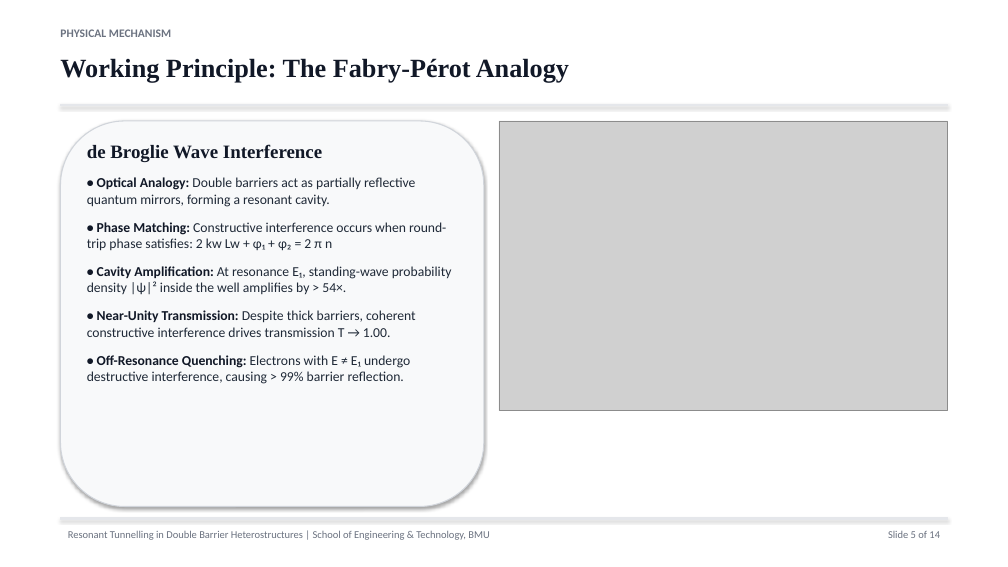
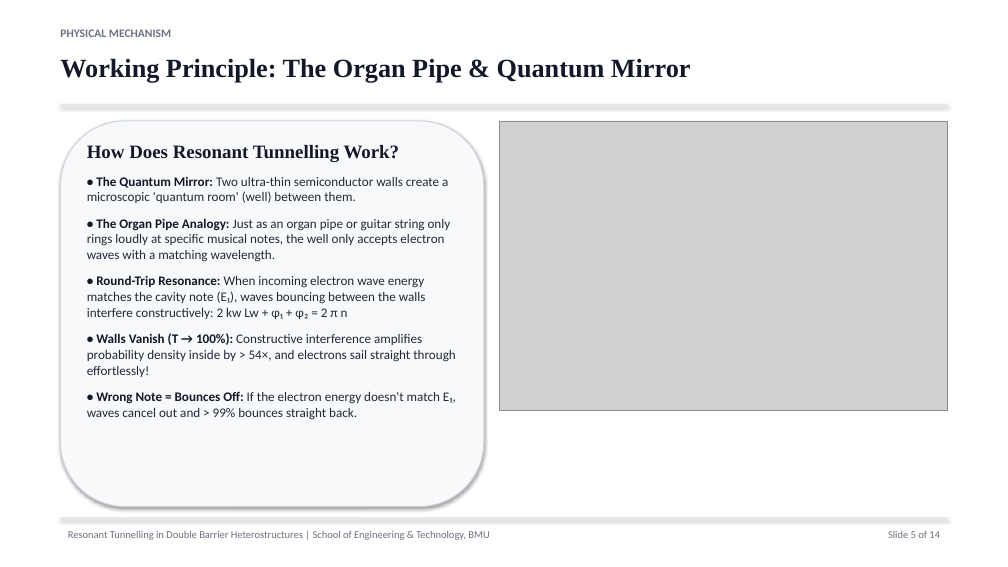
Before and after one commit to Anantgoel2005/double-barrier-simulation, a slide deck: slide 5 of Resonant_Tunnelling_Presentation.pptx. Drawn at 1008x567 pixels with LibreOffice and Linux fonts; fonts in the diff are those of the drawing; grey boxes stand for pictures. Boxes give left, top, right and bottom in pixels: in the first picture for what was removed or moved away, otherwise in the second. Text is boxed around its words. In the diff, an @@ line names an element or a change of style, - is before the commit and + after.

```diff
--- a/Resonant_Tunnelling_Presentation.pptx
+++ b/Resonant_Tunnelling_Presentation.pptx
@@ text at [60,58,691,83]: text changed @@
-Working Principle: The Fabry-Pérot Analogy
+Working Principle: The Organ Pipe & Quantum Mirror
@@ text at [87,145,456,420]: text changed; size 13 to 12.5 pt @@
-de Broglie Wave Interference
-• Optical Analogy: Double barriers act as partially reflective quantum mirrors, forming a resonant cavity.
-• Phase Matching: Constructive interference occurs when round-trip phase satisfies: 2 kw Lw + φ₁ + φ₂ = 2 π n
-• Cavity Amplification: At resonance E₁, standing-wave probability density |ψ|² inside the well amplifies by > 54×.
-• Near-Unity Transmission: Despite thick barriers, coherent constructive interference drives transmission T → 1.00.
-• Off-Resonance Quenching: Electrons with E ≠ E₁ undergo destructive interference, causing > 99% barrier reflection.
+How Does Resonant Tunnelling Work?
+• The Quantum Mirror: Two ultra-thin semiconductor walls create a microscopic 'quantum room' (well) between them.
+• The Organ Pipe Analogy: Just as an organ pipe or guitar string only rings loudly at specific musical notes, the well only accepts electron waves with a matching wavelength.
+• Round-Trip Resonance: When incoming electron wave energy matches the cavity note (E₁), waves bouncing between the walls interfere constructively: 2 kw Lw + φ₁ + φ₂ = 2 π n
+• Walls Vanish (T → 100%): Constructive interference amplifies probability density inside by > 54×, and electrons sail straight through effortlessly!
+• Wrong Note = Bounces Off: If the electron energy doesn't match E₁, waves cancel out and > 99% bounces straight back.
```
Also in this commit, not shown: 12 other slides changed, 5 other files.
